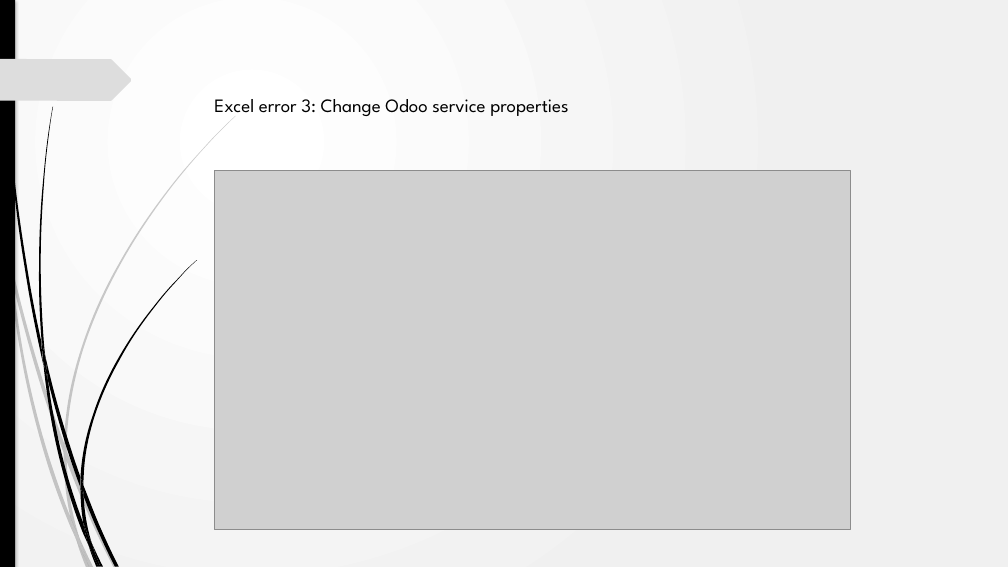
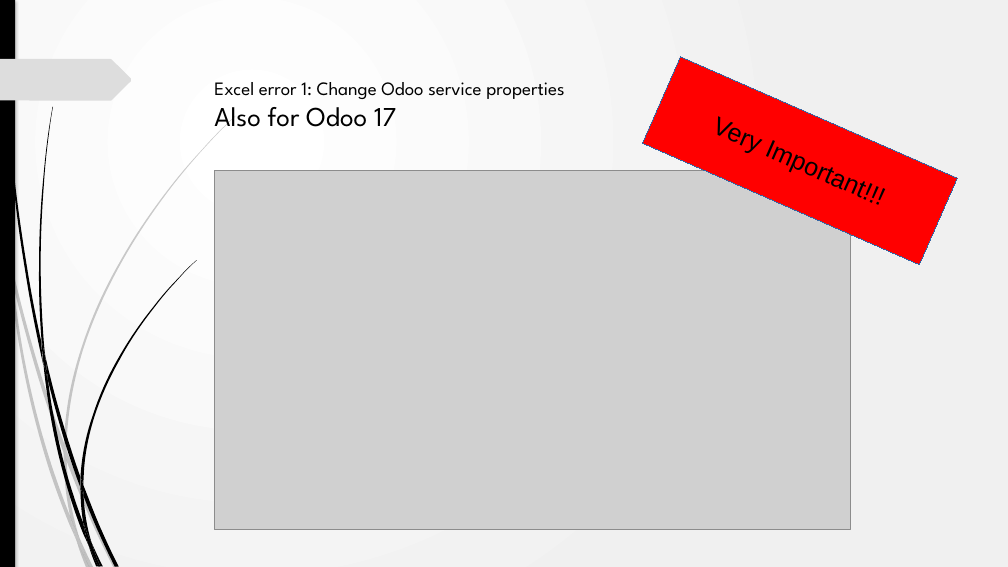
Before and after one commit to akarki58/rocker_app, a slide deck: slide 9 of rocker_app/static/description/Rocker_install.pptx (slide 11 before the commit). Drawn at 1008x567 pixels with LibreOffice and Linux fonts; fonts in the diff are those of the drawing; grey boxes stand for pictures; background and template pictures are left out. Boxes give left, top, right and bottom in pixels: in the first picture for what was removed or moved away, otherwise in the second. Text is boxed around its words. In the diff, an @@ line names an element or a change of style, - is before the commit and + after.

```diff
--- a/rocker_app/static/description/Rocker_install.pptx
+++ b/rocker_app/static/description/Rocker_install.pptx
@@ rectangle added at (643,57,958,265), fill #FF0000, outline #3465A4 0 pt, 24 pt, text #000000 @@
+Very Important!!!
@@ title at (214,82,564,135): text changed @@
-Excel error 3: Change Odoo service properties
+Excel error 1: Change Odoo service properties
+Also for Odoo 17
@@ freeform shape at (64,116,236,451): outline redrawn @@
```
Also in this commit, not shown: 15 other slides changed, 18 other files.
